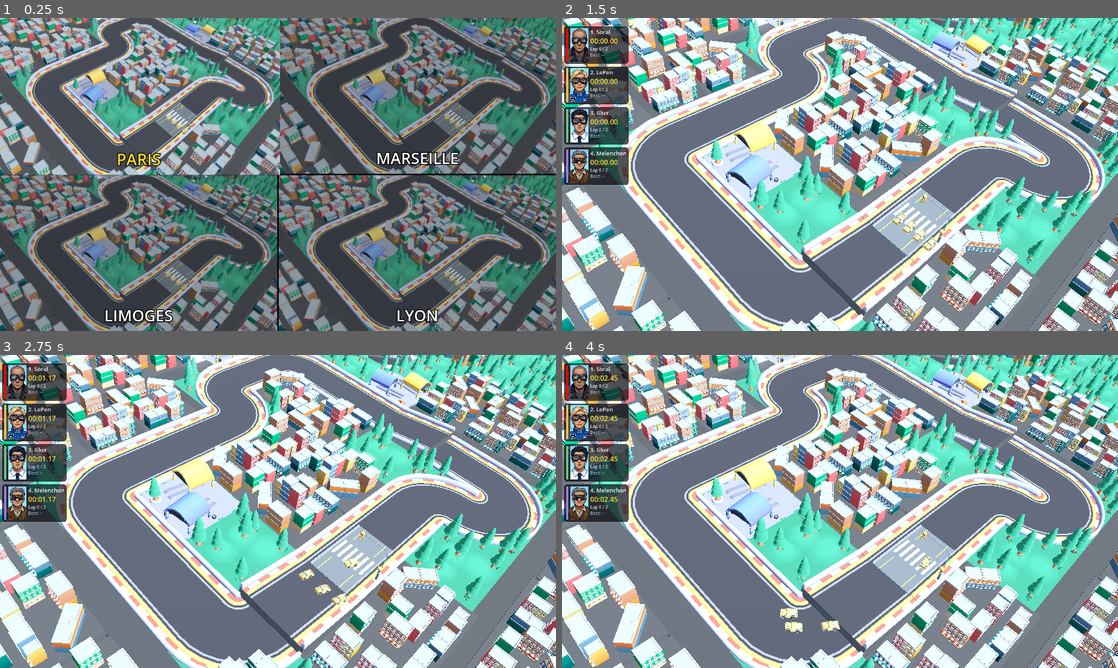
Above: before the commit, frames 1-4 (two rows, left to right).
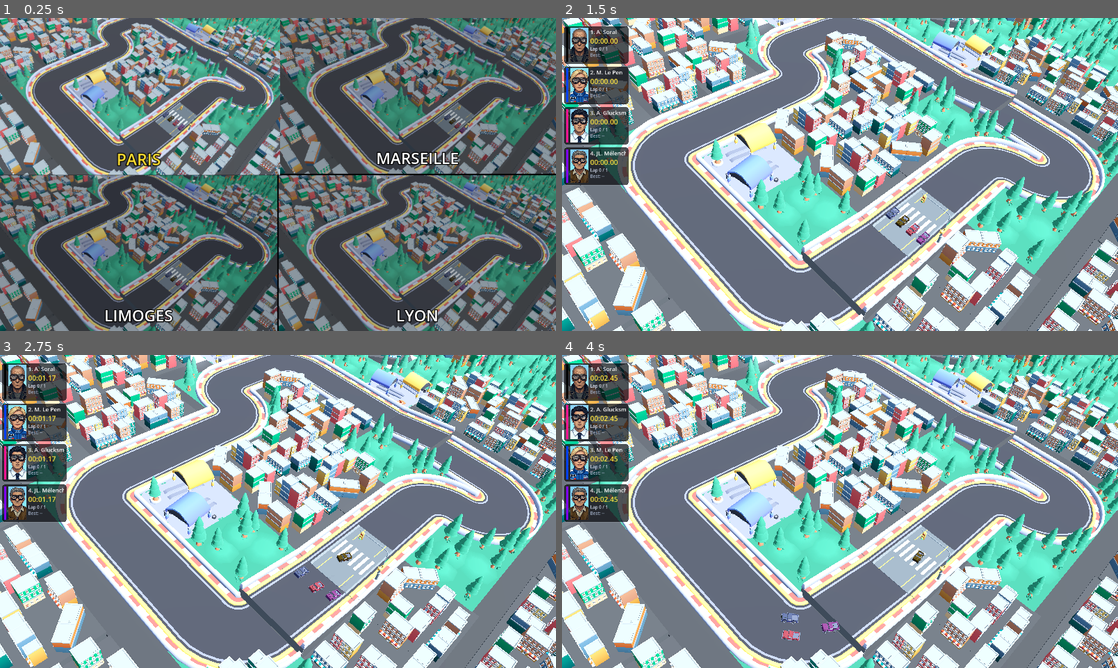
Above: after the commit, the same moments.

Repository: yphil-dev/France-2027-Racer
Game: Godot game, scene res://scenes/main_menu.tscn
Same seed, same stepped clock (60 frames per second), same inputs: the game is played once before the commit and once after it. Sound files missing from this copy of the repository are replaced by a short silence.
Inputs (mouse positions are in pixels of both pictures, inside the frame that each line leads up to):
- Up to frame 1 (0.25 s): no input
- Up to frame 2 (1.5 s): click "PARIS" at 0.5 s; move the mouse to (962, 158) at 1.27 s; hold D (right) from 1.28 s (still down)
- Up to frame 3 (2.75 s): move the mouse to (166, 527) at 2.02 s; release D (right) at 2.03 s; hold S (back) from 2.03 s (still down)
- Up to frame 4 (4 s): move the mouse to (895, 442) at 2.77 s; release S (back) at 2.78 s; hold D (right) 2.78-3.53 s; move the mouse to (812, 574) at 3.52 s; hold W (forward) from 3.53 s (still down)

The runs differ from the first frame. In frame 1, 0.3% of the frame differs, in the area x 5-84%, y 30-88%; in frame 2, 0.8%; in frame 3, 0.9%; in frame 4, 1.4%, in the area x 0-99%, y 3-92%.

Commit message:
Lights & colors

Diff:
--- a/scenes/cpu_car.tscn
+++ b/scenes/cpu_car.tscn
@@ -1,7 +1,19 @@
-[gd_scene load_steps=3 format=3]
+[gd_scene format=3 uid="uid://v3p8rgq343ru"]
 
 [ext_resource type="PackedScene" uid="uid://badoy1c127yhf" path="res://scenes/vehicle.tscn" id="1_vehicle"]
-[ext_resource type="Script" path="res://scripts/cpu_car.gd" id="2_cpu"]
+[ext_resource type="Script" uid="uid://duodf3xd6dp2k" path="res://scripts/cpu_car.gd" id="2_cpu"]
 
-[node name="CpuCar" instance=ExtResource("1_vehicle")]
+[node name="CpuCar" unique_id=1617850726 instance=ExtResource("1_vehicle")]
 script = ExtResource("2_cpu")
+waypoint_generator_path = NodePath("../PATH/WaypointGenerator")
+waypoint_look_ahead = 2
+lane_offset = 0.0
+cpu_steering_gain = 1.5
+cruise_throttle = 0.85
+corner_throttle = 0.5
+full_corner_angle = 0.8
+avoidance_distance = 3.0
+avoidance_spread_degrees = 25.0
+avoidance_strength = 1.25
+blocked_throttle_multiplier = 0.35
+prefer_right_pass = true
--- a/scenes/player_car.tscn
+++ b/scenes/player_car.tscn
@@ -1,13 +1,8 @@
-[gd_scene load_steps=4 format=3]
+[gd_scene format=3 uid="uid://82tw144cyqlb"]
 
 [ext_resource type="PackedScene" uid="uid://badoy1c127yhf" path="res://scenes/vehicle.tscn" id="1_vehicle"]
-[ext_resource type="Script" path="res://scripts/player_car.gd" id="2_player"]
-[ext_resource type="Texture2D" path="res://sprites/Soral.jpg" id="3_portrait"]
+[ext_resource type="Script" uid="uid://cm6avi3sxa8au" path="res://scripts/player_car.gd" id="2_player"]
 
-[node name="PlayerCar" instance=ExtResource("1_vehicle")]
+[node name="PlayerCar" unique_id=983648407 instance=ExtResource("1_vehicle")]
 script = ExtResource("2_player")
 driver_id = "soral"
-driver_name = "Soral"
-car_number = 0
-portrait = ExtResource("3_portrait")
-car_color = Color(1, 0, 0, 1)
--- a/scenes/track.tscn
+++ b/scenes/track.tscn
@@ -18,9 +18,6 @@
 [ext_resource type="PackedScene" uid="uid://dn24yd7sv8g0w" path="res://scenes/traffic_light.tscn" id="16_ws3xf"]
 [ext_resource type="AudioStream" uid="uid://77d1clswvsf7" path="res://audio/race-start.ogg" id="17_race_start"]
 [ext_resource type="PackedScene" uid="uid://ca6fwu6qha84s" path="res://scenes/GameUI/game_ui.tscn" id="18_qycdi"]
-[ext_resource type="Texture2D" uid="uid://cht6vw8k22pyd" path="res://sprites/Lepen.jpg" id="19_lepen"]
-[ext_resource type="Texture2D" uid="uid://bcrmvmwt7rg6k" path="res://sprites/Glux.jpg" id="20_glux"]
-[ext_resource type="Texture2D" uid="uid://bfxgr53wjcmlx" path="res://sprites/Melenchon.jpg" id="21_melenchon"]
 
 [sub_resource type="CameraAttributesPhysical" id="CameraAttributesPhysical_a8y0u"]
 
@@ -123,9 +120,6 @@
 blocked_throttle_multiplier = 0.35
 prefer_right_pass = true
 driver_id = "lepen"
-driver_name = "LePen"
-car_number = 1
-portrait = ExtResource("19_lepen")
 
 [node name="Glux" parent="CARS" unique_id=253328537 instance=ExtResource("7_cpu")]
 transform = Transform3D(1, 0, 0, 0, 1, 0, 0, 0, 1, 12.969608, 0, 5)
@@ -142,10 +136,6 @@
 blocked_throttle_multiplier = 0.35
 prefer_right_pass = false
 driver_id = "glux"
-driver_name = "Glux"
-car_number = 2
-portrait = ExtResource("20_glux")
-car_color = Color(0.380392, 0.796078, 0.545098, 1)
 
 [node name="Melenchon" parent="CARS" unique_id=432373778 instance=ExtResource("7_cpu")]
 transform = Transform3D(1, 0, 0, 0, 1, 0, 0, 0, 1, 14.219608, 0, 5)
@@ -162,10 +152,6 @@
 blocked_throttle_multiplier = 0.3
 prefer_right_pass = true
 driver_id = "melenchon"
-driver_name = "Melenchon"
-car_number = 3
-portrait = ExtResource("21_melenchon")
-car_color = Color(0.658824, 0.470588, 0.909804, 1)
 
 [node name="View" type="Node3D" parent="." unique_id=1807530472 node_paths=PackedStringArray("target")]
 transform = Transform3D(0.707107, -0.40558, 0.579228, 0, 0.819152, 0.573576, -0.707107, -0.40558, 0.579228, 3.5, 0, 5)
@@ -225,16 +211,16 @@
 transform = Transform3D(1, 0, 0, 0, 1, 0, 0, 0, 1, 12.344608, 0, 5)
 
 [node name="CpuSpawn1" type="Marker3D" parent="START_GRID" unique_id=1827936175]
-transform = Transform3D(1, 0, 0, 0, 1, 0, 0, 0, 1, -1.875, 0, 0)
+transform = Transform3D(1, 0, 0, 0, 1, 0, 0, 0, 1, -502.8237915, 0, 0)
 
 [node name="PlayerSpawn" type="Marker3D" parent="START_GRID" unique_id=1622328316]
-transform = Transform3D(1, 0, 0, 0, 1, 0, 0, 0, 1, -0.625, 0, 0)
+transform = Transform3D(1, 0, 0, 0, 1, 0, 0, 0, 1, -501.2460327, 0, 0)
 
 [node name="CpuSpawn2" type="Marker3D" parent="START_GRID" unique_id=48391389]
-transform = Transform3D(1, 0, 0, 0, 1, 0, 0, 0, 1, 0.625, 0, 0)
+transform = Transform3D(1, 0, 0, 0, 1, 0, 0, 0, 1, -500.3861084, 0, 0)
 
 [node name="CpuSpawn3" type="Marker3D" parent="START_GRID" unique_id=761714149]
-transform = Transform3D(1, 0, 0, 0, 1, 0, 0, 0, 1, 1.875, 0, 0)
+transform = Transform3D(1, 0, 0, 0, 1, 0, 0, 0, 1, -498.8078003, 0, 0)
 
 [node name="RampSupport" type="StaticBody3D" parent="." unique_id=1680593542]
 transform = Transform3D(1, 0, 0, 0, 1, 0, 0, 0, 1, 7.511998, 0, 0)
--- a/scenes/tracks/limoges.tscn
+++ b/scenes/tracks/limoges.tscn
@@ -1,4 +1,4 @@
-[gd_scene format=3]
+[gd_scene format=3 uid="uid://mfyv4x5lgree"]
 
 [ext_resource type="Script" uid="uid://c5d0oxajff85h" path="res://scripts/track.gd" id="1_eb6dy"]
 [ext_resource type="Environment" uid="uid://c3bs0wfxpri8g" path="res://scenes/main-environment.tres" id="1_q4t1r"]
@@ -18,9 +18,6 @@
 [ext_resource type="PackedScene" uid="uid://dn24yd7sv8g0w" path="res://scenes/traffic_light.tscn" id="16_ws3xf"]
 [ext_resource type="AudioStream" uid="uid://77d1clswvsf7" path="res://audio/race-start.ogg" id="17_race_start"]
 [ext_resource type="PackedScene" uid="uid://ca6fwu6qha84s" path="res://scenes/GameUI/game_ui.tscn" id="18_qycdi"]
-[ext_resource type="Texture2D" path="res://sprites/Lepen.jpg" id="19_lepen"]
-[ext_resource type="Texture2D" path="res://sprites/Glux.jpg" id="20_glux"]
-[ext_resource type="Texture2D" path="res://sprites/Melenchon.jpg" id="21_melenchon"]
 
 [sub_resource type="CameraAttributesPhysical" id="CameraAttributesPhysical_a8y0u"]
 
@@ -82,6 +79,13 @@
 }
 point_count = 12
 
+[sub_resource type="Environment" id="Environment_6xfsa"]
+ambient_light_color = Color(1, 1, 1, 1)
+ambient_light_energy = 0.5
+tonemap_mode = 3
+ssao_enabled = true
+glow_enabled = true
+
 [node name="TRACK" type="Node3D" unique_id=1145999287]
 script = ExtResource("1_eb6dy")
 
@@ -110,11 +114,6 @@
 
 [node name="LePen" parent="CARS" unique_id=834696391 instance=ExtResource("7_cpu")]
 transform = Transform3D(1, 0, 0, 0, 1, 0, 0, 0, 1, 10.469608, 0, 5)
-driver_id = "lepen"
-driver_name = "LePen"
-car_number = 1
-portrait = ExtResource("19_lepen")
-car_color = Color(1, 0.752941, 0.266667, 1)
 waypoint_generator_path = NodePath("../../PATH/WaypointGenerator")
 waypoint_look_ahead = 2
 lane_offset = -0.45
@@ -127,14 +126,10 @@
 avoidance_strength = 1.25
 blocked_throttle_multiplier = 0.35
 prefer_right_pass = true
-
-[node name="Glux" parent="CARS" instance=ExtResource("7_cpu")]
+driver_id = "lepen"
+
+[node name="Glux" parent="CARS" unique_id=504739901 instance=ExtResource("7_cpu")]
 transform = Transform3D(1, 0, 0, 0, 1, 0, 0, 0, 1, 12.969608, 0, 5)
-driver_id = "glux"
-driver_name = "Glux"
-car_number = 2
-portrait = ExtResource("20_glux")
-car_color = Color(0.380392, 0.796078, 0.545098, 1)
 waypoint_generator_path = NodePath("../../PATH/WaypointGenerator")
 waypoint_look_ahead = 2
 lane_offset = 0.0
@@ -147,14 +142,10 @@
 avoidance_strength = 1.3
 blocked_throttle_multiplier = 0.35
 prefer_right_pass = false
-
-[node name="Melenchon" parent="CARS" instance=ExtResource("7_cpu")]
+driver_id = "glux"
+
+[node name="Melenchon" parent="CARS" unique_id=284217851 instance=ExtResource("7_cpu")]
 transform = Transform3D(1, 0, 0, 0, 1, 0, 0, 0, 1, 14.219608, 0, 5)
-driver_id = "melenchon"
-driver_name = "Melenchon"
-car_number = 3
-portrait = ExtResource("21_melenchon")
-car_color = Color(0.658824, 0.470588, 0.909804, 1)
 waypoint_generator_path = NodePath("../../PATH/WaypointGenerator")
 waypoint_look_ahead = 3
 lane_offset = 0.45
@@ -167,6 +158,7 @@
 avoidance_strength = 1.2
 blocked_throttle_multiplier = 0.3
 prefer_right_pass = true
+driver_id = "melenchon"
 
 [node name="View" type="Node3D" parent="." unique_id=1807530472 node_paths=PackedStringArray("target")]
 transform = Transform3D(0.707107, -0.40558, 0.579228, 0, 0.819152, 0.573576, -0.707107, -0.40558, 0.579228, 3.5, 0, 5)
@@ -179,8 +171,9 @@
 current = true
 fov = 37.849285
 
-[node name="Sun" type="DirectionalLight3D" parent="." unique_id=385873465]
+[node name="Sun" type="DirectionalLight3D" parent="." unique_id=1940918163]
 transform = Transform3D(-0.422618, -0.694272, 0.582564, 0, 0.642788, 0.766044, -0.906308, 0.323744, -0.271654, 0, 0, 0)
+light_specular = 0.0
 shadow_enabled = true
 shadow_bias = 0.2
 shadow_normal_bias = 1.0
@@ -771,6 +764,9 @@
 
 [node name="GameUI" parent="UI" unique_id=239267494 instance=ExtResource("18_qycdi")]
 
+[node name="WorldEnvironment" type="WorldEnvironment" parent="." unique_id=264416833]
+environment = SubResource("Environment_6xfsa")
+
 [connection signal="body_entered" from="Finish" to="." method="_on_area_3d_body_entered"]
 [connection signal="body_entered" from="Finish" to="." method="_on_finish_body_entered"]
 [connection signal="body_entered" from="Verif" to="." method="_on_verif_body_entered"]
--- a/scenes/tracks/lyon.tscn
+++ b/scenes/tracks/lyon.tscn
@@ -18,9 +18,6 @@
 [ext_resource type="PackedScene" uid="uid://dn24yd7sv8g0w" path="res://scenes/traffic_light.tscn" id="16_ws3xf"]
 [ext_resource type="AudioStream" uid="uid://77d1clswvsf7" path="res://audio/race-start.ogg" id="17_race_start"]
 [ext_resource type="PackedScene" uid="uid://ca6fwu6qha84s" path="res://scenes/GameUI/game_ui.tscn" id="18_qycdi"]
-[ext_resource type="Texture2D" path="res://sprites/Lepen.jpg" id="19_lepen"]
-[ext_resource type="Texture2D" path="res://sprites/Glux.jpg" id="20_glux"]
-[ext_resource type="Texture2D" path="res://sprites/Melenchon.jpg" id="21_melenchon"]
 
 [sub_resource type="CameraAttributesPhysical" id="CameraAttributesPhysical_a8y0u"]
 
@@ -111,10 +108,6 @@
 [node name="LePen" parent="CARS" unique_id=834696391 instance=ExtResource("7_cpu")]
 transform = Transform3D(1, 0, 0, 0, 1, 0, 0, 0, 1, 10.469608, 0, 5)
 driver_id = "lepen"
-driver_name = "LePen"
-car_number = 1
-portrait = ExtResource("19_lepen")
-car_color = Color(1, 0.752941, 0.266667, 1)
 waypoint_generator_path = NodePath("../../PATH/WaypointGenerator")
 waypoint_look_ahead = 2
 lane_offset = -0.45
@@ -131,10 +124,6 @@
 [node name="Glux" parent="CARS" instance=ExtResource("7_cpu")]
 transform = Transform3D(1, 0, 0, 0, 1, 0, 0, 0, 1, 12.969608, 0, 5)
 driver_id = "glux"
-driver_name = "Glux"
-car_number = 2
-portrait = ExtResource("20_glux")
-car_color = Color(0.380392, 0.796078, 0.545098, 1)
 waypoint_generator_path = NodePath("../../PATH/WaypointGenerator")
 waypoint_look_ahead = 2
 lane_offset = 0.0
@@ -151,10 +140,6 @@
 [node name="Melenchon" parent="CARS" instance=ExtResource("7_cpu")]
 transform = Transform3D(1, 0, 0, 0, 1, 0, 0, 0, 1, 14.219608, 0, 5)
 driver_id = "melenchon"
-driver_name = "Melenchon"
-car_number = 3
-portrait = ExtResource("21_melenchon")
-car_color = Color(0.658824, 0.470588, 0.909804, 1)
 waypoint_generator_path = NodePath("../../PATH/WaypointGenerator")
 waypoint_look_ahead = 3
 lane_offset = 0.45
--- a/scenes/tracks/marseille.tscn
+++ b/scenes/tracks/marseille.tscn
@@ -18,9 +18,6 @@
 [ext_resource type="PackedScene" uid="uid://dn24yd7sv8g0w" path="res://scenes/traffic_light.tscn" id="16_ws3xf"]
 [ext_resource type="AudioStream" uid="uid://77d1clswvsf7" path="res://audio/race-start.ogg" id="17_race_start"]
 [ext_resource type="PackedScene" uid="uid://ca6fwu6qha84s" path="res://scenes/GameUI/game_ui.tscn" id="18_qycdi"]
-[ext_resource type="Texture2D" path="res://sprites/Lepen.jpg" id="19_lepen"]
-[ext_resource type="Texture2D" path="res://sprites/Glux.jpg" id="20_glux"]
-[ext_resource type="Texture2D" path="res://sprites/Melenchon.jpg" id="21_melenchon"]
 
 [sub_resource type="CameraAttributesPhysical" id="CameraAttributesPhysical_a8y0u"]
 
@@ -111,10 +108,6 @@
 [node name="LePen" parent="CARS" unique_id=834696391 instance=ExtResource("7_cpu")]
 transform = Transform3D(1, 0, 0, 0, 1, 0, 0, 0, 1, 10.469608, 0, 5)
 driver_id = "lepen"
-driver_name = "LePen"
-car_number = 1
-portrait = ExtResource("19_lepen")
-car_color = Color(1, 0.752941, 0.266667, 1)
 waypoint_generator_path = NodePath("../../PATH/WaypointGenerator")
 waypoint_look_ahead = 2
 lane_offset = -0.45
@@ -131,10 +124,6 @@
 [node name="Glux" parent="CARS" instance=ExtResource("7_cpu")]
 transform = Transform3D(1, 0, 0, 0, 1, 0, 0, 0, 1, 12.969608, 0, 5)
 driver_id = "glux"
-driver_name = "Glux"
-car_number = 2
-portrait = ExtResource("20_glux")
-car_color = Color(0.380392, 0.796078, 0.545098, 1)
 waypoint_generator_path = NodePath("../../PATH/WaypointGenerator")
 waypoint_look_ahead = 2
 lane_offset = 0.0
@@ -151,10 +140,6 @@
 [node name="Melenchon" parent="CARS" instance=ExtResource("7_cpu")]
 transform = Transform3D(1, 0, 0, 0, 1, 0, 0, 0, 1, 14.219608, 0, 5)
 driver_id = "melenchon"
-driver_name = "Melenchon"
-car_number = 3
-portrait = ExtResource("21_melenchon")
-car_color = Color(0.658824, 0.470588, 0.909804, 1)
 waypoint_generator_path = NodePath("../../PATH/WaypointGenerator")
 waypoint_look_ahead = 3
 lane_offset = 0.45
--- a/scenes/tracks/paris.tscn
+++ b/scenes/tracks/paris.tscn
@@ -1,4 +1,4 @@
-[gd_scene format=3]
+[gd_scene format=3 uid="uid://oaaqy1xv2xou"]
 
 [ext_resource type="Script" uid="uid://c5d0oxajff85h" path="res://scripts/track.gd" id="1_eb6dy"]
 [ext_resource type="Environment" uid="uid://c3bs0wfxpri8g" path="res://scenes/main-environment.tres" id="1_q4t1r"]
@@ -18,9 +18,6 @@
 [ext_resource type="PackedScene" uid="uid://dn24yd7sv8g0w" path="res://scenes/traffic_light.tscn" id="16_ws3xf"]
 [ext_resource type="AudioStream" uid="uid://77d1clswvsf7" path="res://audio/race-start.ogg" id="17_race_start"]
 [ext_resource type="PackedScene" uid="uid://ca6fwu6qha84s" path="res://scenes/GameUI/game_ui.tscn" id="18_qycdi"]
-[ext_resource type="Texture2D" path="res://sprites/Lepen.jpg" id="19_lepen"]
-[ext_resource type="Texture2D" path="res://sprites/Glux.jpg" id="20_glux"]
-[ext_resource type="Texture2D" path="res://sprites/Melenchon.jpg" id="21_melenchon"]
 
 [sub_resource type="CameraAttributesPhysical" id="CameraAttributesPhysical_a8y0u"]
 
@@ -106,15 +103,10 @@
 [node name="CARS" type="Node3D" parent="." unique_id=1656375288]
 
 [node name="PlayerCar" parent="CARS" unique_id=1867641805 instance=ExtResource("7_o6xl0")]
-transform = Transform3D(1, 0, 0, 0, 1, 0, 0, 0, 1, 11.719608, 0, 5)
+transform = Transform3D(1, 0, 0, 0, 1, 0, 0, 0, 1, 10.83704, 0, 5)
 
 [node name="LePen" parent="CARS" unique_id=834696391 instance=ExtResource("7_cpu")]
-transform = Transform3D(1, 0, 0, 0, 1, 0, 0, 0, 1, 10.469608, 0, 5)
-driver_id = "lepen"
-driver_name = "LePen"
-car_number = 1
-portrait = ExtResource("19_lepen")
-car_color = Color(1, 0.752941, 0.266667, 1)
+transform = Transform3D(1, 0, 0, 0, 1, 0, 0, 0, 1, 9.58704, 0, 5)
 waypoint_generator_path = NodePath("../../PATH/WaypointGenerator")
 waypoint_look_ahead = 2
 lane_offset = -0.45
@@ -127,14 +119,10 @@
 avoidance_strength = 1.25
 blocked_throttle_multiplier = 0.35
 prefer_right_pass = true
-
-[node name="Glux" parent="CARS" instance=ExtResource("7_cpu")]
-transform = Transform3D(1, 0, 0, 0, 1, 0, 0, 0, 1, 12.969608, 0, 5)
-driver_id = "glux"
-driver_name = "Glux"
-car_number = 2
-portrait = ExtResource("20_glux")
-car_color = Color(0.380392, 0.796078, 0.545098, 1)
+driver_id = "lepen"
+
+[node name="Glux" parent="CARS" unique_id=229565125 instance=ExtResource("7_cpu")]
+transform = Transform3D(1, 0, 0, 0, 1, 0, 0, 0, 1, 12.08704, 0, 5)
 waypoint_generator_path = NodePath("../../PATH/WaypointGenerator")
 waypoint_look_ahead = 2
 lane_offset = 0.0
@@ -147,14 +135,10 @@
 avoidance_strength = 1.3
 blocked_throttle_multiplier = 0.35
 prefer_right_pass = false
-
-[node name="Melenchon" parent="CARS" instance=ExtResource("7_cpu")]
-transform = Transform3D(1, 0, 0, 0, 1, 0, 0, 0, 1, 14.219608, 0, 5)
-driver_id = "melenchon"
-driver_name = "Melenchon"
-car_number = 3
-portrait = ExtResource("21_melenchon")
-car_color = Color(0.658824, 0.470588, 0.909804, 1)
+driver_id = "glux"
+
+[node name="Melenchon" parent="CARS" unique_id=362216103 instance=ExtResource("7_cpu")]
+transform = Transform3D(1, 0, 0, 0, 1, 0, 0, 0, 1, 13.33704, 0, 5)
 waypoint_generator_path = NodePath("../../PATH/WaypointGenerator")
 waypoint_look_ahead = 3
 lane_offset = 0.45
@@ -167,6 +151,7 @@
 avoidance_strength = 1.2
 blocked_throttle_multiplier = 0.3
 prefer_right_pass = true
+driver_id = "melenchon"
 
 [node name="View" type="Node3D" parent="." unique_id=1807530472 node_paths=PackedStringArray("target")]
 transform = Transform3D(0.707107, -0.40558, 0.579228, 0, 0.819152, 0.573576, -0.707107, -0.40558, 0.579228, 3.5, 0, 5)
@@ -226,16 +211,16 @@
 transform = Transform3D(1, 0, 0, 0, 1, 0, 0, 0, 1, 12.344608, 0, 5)
 
 [node name="CpuSpawn1" type="Marker3D" parent="START_GRID" unique_id=1827936175]
-transform = Transform3D(1, 0, 0, 0, 1, 0, 0, 0, 1, -1.875, 0, 0)
+transform = Transform3D(1, 0, 0, 0, 1, 0, 0, 0, 1, -2.7575684, 0, 0)
 
 [node name="PlayerSpawn" type="Marker3D" parent="START_GRID" unique_id=1622328316]
-transform = Transform3D(1, 0, 0, 0, 1, 0, 0, 0, 1, -0.625, 0, 0)
+transform = Transform3D(1, 0, 0, 0, 1, 0, 0, 0, 1, -1.5075684, 0, 0)
 
 [node name="CpuSpawn2" type="Marker3D" parent="START_GRID" unique_id=48391389]
-transform = Transform3D(1, 0, 0, 0, 1, 0, 0, 0, 1, 0.625, 0, 0)
+transform = Transform3D(1, 0, 0, 0, 1, 0, 0, 0, 1, -0.25756836, 0, 0)
 
 [node name="CpuSpawn3" type="Marker3D" parent="START_GRID" unique_id=761714149]
-transform = Transform3D(1, 0, 0, 0, 1, 0, 0, 0, 1, 1.875, 0, 0)
+transform = Transform3D(1, 0, 0, 0, 1, 0, 0, 0, 1, 0.99243164, 0, 0)
 
 [node name="RampSupport" type="StaticBody3D" parent="." unique_id=1680593542]
 transform = Transform3D(1, 0, 0, 0, 1, 0, 0, 0, 1, 7.511998, 0, 0)
--- a/scripts/sphere.gd
+++ b/scripts/sphere.gd
@@ -2,9 +2,9 @@
 
 @export var max_angular_velocity: float = 50.0
 
-# Car
-@export var car_name: String = "Soral"
-@export var car_number: int = 0
+# Driver identity is assigned by Vehicle from DriverRoster.
+var car_name: String = "Driver"
+var car_number: int = -1
 
 func _ready() -> void:
 	# Ensure contact monitor is on if you still rely on _on_sphere_body_entered
--- a/scripts/track.gd
+++ b/scripts/track.gd
@@ -3,7 +3,7 @@
 signal lap_completed(car: VehicleSphere, lap_number: int)
 signal car_finished(car: VehicleSphere, lap_number: int)
 
-@export var target_laps: int = 2
+@export var target_laps: int = 1
 
 var _verified_by_car: Dictionary = {}
 var _laps_by_car: Dictionary = {}
@@ -31,8 +31,6 @@
 	if _finished_cars.get(car, false):
 		return
 
-	print("Finish entered by: ", car.car_name)
-
 	if not _verified_by_car.get(car, false):
 		print("%s passed the finish line, but the lap was not verified." % car.car_name)
 		return
--- a/scripts/vehicle.gd
+++ b/scripts/vehicle.gd
@@ -13,13 +13,14 @@
 @export var air_input_decay: float = 2.0
 
 @export_category("Driver")
-@export var driver_id: String = "driver"
-@export var driver_name: String = "Driver"
-@export var car_number: int = 0
-@export var portrait: Texture2D
+@export var driver_id: String = ""
+
+var driver_name: String = "Driver"
+var car_number: int = -1
+var portrait: Texture2D
+var car_color: Color = Color.WHITE
 
 @export_category("Appearance")
-@export var car_color: Color = Color(1.0, 0.752941, 0.266667, 1.0)
 @export var body_material: Material
 
 @export_category("Race")
@@ -93,12 +94,23 @@
 	add_to_group("race_vehicles")
 
 func _ready() -> void:
+	var profile := DriverRoster.get_profile(driver_id)
+	if not profile.is_empty():
+		driver_name = profile["display_name"]
+		car_number = profile["car_number"]
+		portrait = profile["portrait"]
+		car_color = profile["car_color"]
+
 	sphere.car_name = driver_name
 	sphere.car_number = car_number
 
 	if vehicle_body is GeometryInstance3D and body_material != null:
-		vehicle_body.material_override = body_material
-		vehicle_body.set_instance_shader_parameter("car_color", car_color)
+		# Clone the material unique to this vehicle node container instance
+		var unique_material = body_material.duplicate()
+		vehicle_body.material_override = unique_material
+
+		# Update the shader parameters safely
+		unique_material.set_shader_parameter("car_color", car_color)
 
 func _physics_process(delta):
 
--- a/shaders/vehicle_palette.gdshader
+++ b/shaders/vehicle_palette.gdshader
@@ -2,17 +2,44 @@
 render_mode diffuse_burley, specular_schlick_ggx;
 
 uniform sampler2D palette_texture : source_color, filter_nearest_mipmap;
-uniform float color_tolerance : hint_range(0.0, 0.5, 0.01) = 0.08;
-instance uniform vec4 car_color : source_color = vec4(1.0, 0.752941, 0.266667, 1.0);
+uniform float color_tolerance : hint_range(0.0, 1.0, 0.01) = 0.35; // Wider tolerance baseline
+uniform vec4 car_color : source_color = vec4(1.0, 0.0, 0.0, 1.0);
 
 const vec3 SOURCE_BODY_COLOR = vec3(1.0, 0.527115, 0.057805);
+
 void fragment() {
 	vec4 palette_color = texture(palette_texture, UV);
-	float color_distance = distance(palette_color.rgb, SOURCE_BODY_COLOR);
-	float body_mask = 1.0 - smoothstep(color_tolerance, color_tolerance * 2.0, color_distance);
 
-	ALBEDO = mix(palette_color.rgb, car_color.rgb, body_mask);
-	ROUGHNESS = 1.0;
-	METALLIC = 0.0;
+	// --- BROAD COHESIVE MASK ---
+	// Instead of a tiny color distance window, we check if the texture pixel is
+	// primarily "Warm/Orange/Red" by verifying if Red outweighs Blue significantly.
+	float warm_factor = clamp(palette_color.r - palette_color.b, 0.0, 1.0);
+
+	// Fallback to structural distance check just in case, but with a highly permissive curve
+	float color_dist = distance(palette_color.rgb, SOURCE_BODY_COLOR);
+	float strict_mask = 1.0 - smoothstep(color_tolerance, color_tolerance * 1.8, color_dist);
+
+	// Combine both masks so compressed textures or slight color shifts never break it again
+	float body_mask = max(warm_factor * 0.8, strict_mask);
+
+	// Protect absolute dark gray/black/white details (wheels, windshield, chassis) from bleeding color
+	float saturation = max(max(palette_color.r, palette_color.g), palette_color.b) - min(min(palette_color.r, palette_color.g), palette_color.b);
+	if (saturation < 0.15) {
+		body_mask = 0.0;
+	}
+
+	// Capture shadows and lighting shapes baked into the original texture skin
+	float shadow_factor = dot(palette_color.rgb, vec3(0.299, 0.587, 0.114));
+	shadow_factor = clamp(shadow_factor * 1.3, 0.1, 1.0); // Never allow absolute zero blackouts except on panel gaps
+
+	// Process paint layers cleanly
+	vec3 vibrant_paint = car_color.rgb * shadow_factor;
+
+	// Render output mixing
+	ALBEDO = mix(palette_color.rgb, vibrant_paint, body_mask);
+
+	// Professional High-Gloss clear coat finish
+	ROUGHNESS = 0.18;
+	METALLIC = 0.75;
 	ALPHA = palette_color.a;
 }
Not shown: 1 places in scenes/track.tscn that only renumber resources
Not shown: 1 places in scenes/tracks/paris.tscn that only renumber resources
Binary file changed: sprites/Lepen.jpg
Binary file changed: sprites/Melenchon.jpg
Binary file changed: sprites/Soral.jpg
